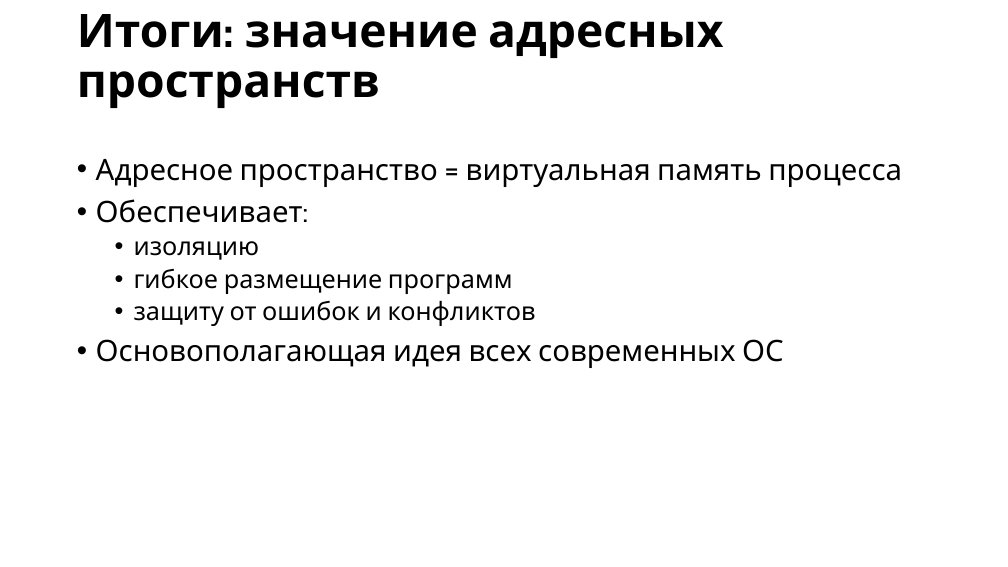
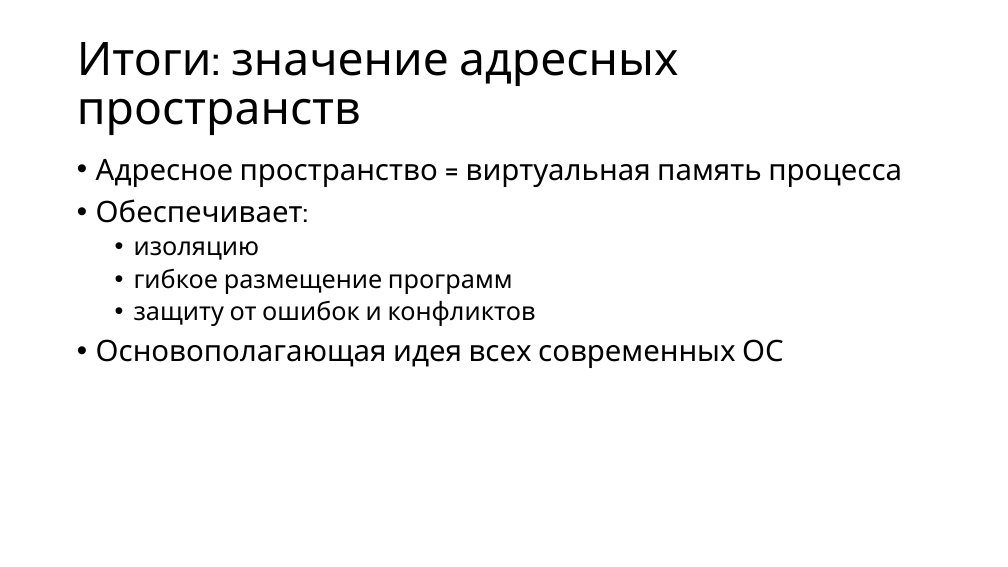
Before and after one commit to alexey-malov/os-course, a slide deck: slide 21 of lectures/07/Управление памятью.pptx. Drawn at 1008x567 pixels with LibreOffice and Linux fonts; fonts in the diff are those of the drawing. Boxes give left, top, right and bottom in pixels: in the first picture for what was removed or moved away, otherwise in the second. Text is boxed around its words. In the diff, an @@ line names an element or a change of style, - is before the commit and + after.

```diff
--- a/lectures/07/Управление памятью.pptx
+++ b/lectures/07/Управление памятью.pptx
@@ title "Итоги: значение адресных пространств" at <box>77,42,678,135</box>: bold off @@
```
Also in this commit, not shown: 4 other files.
